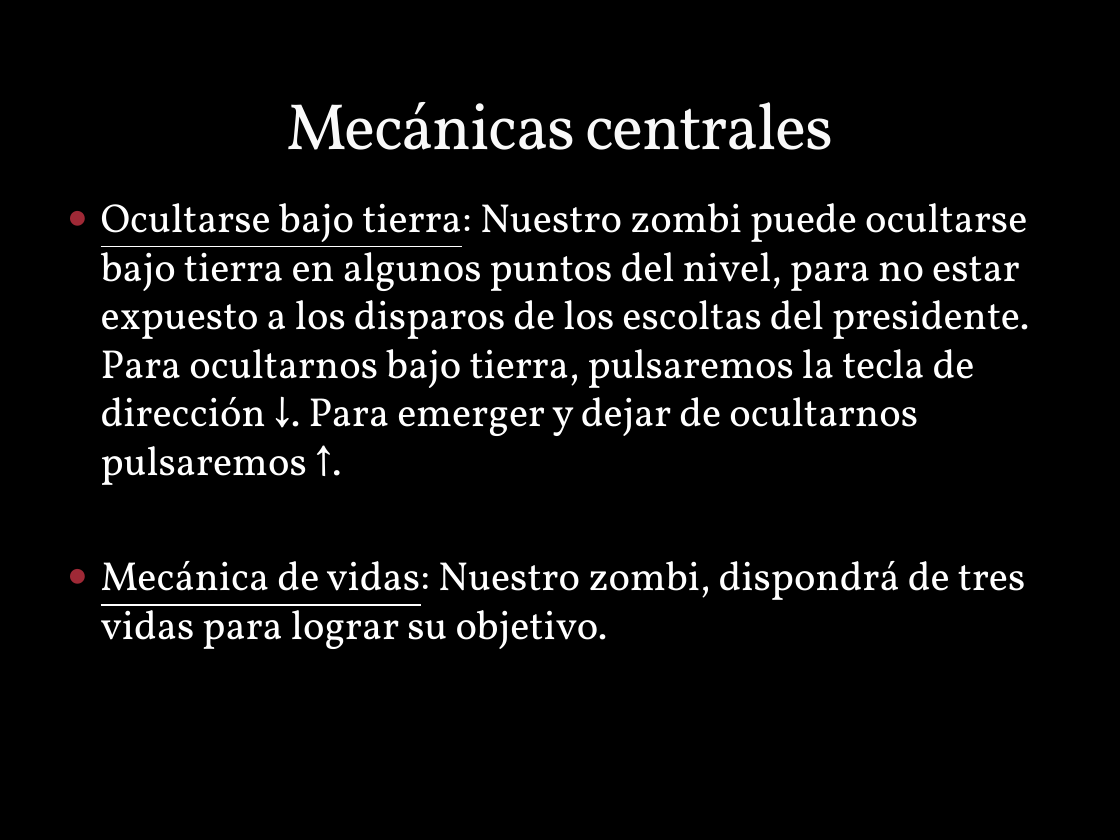
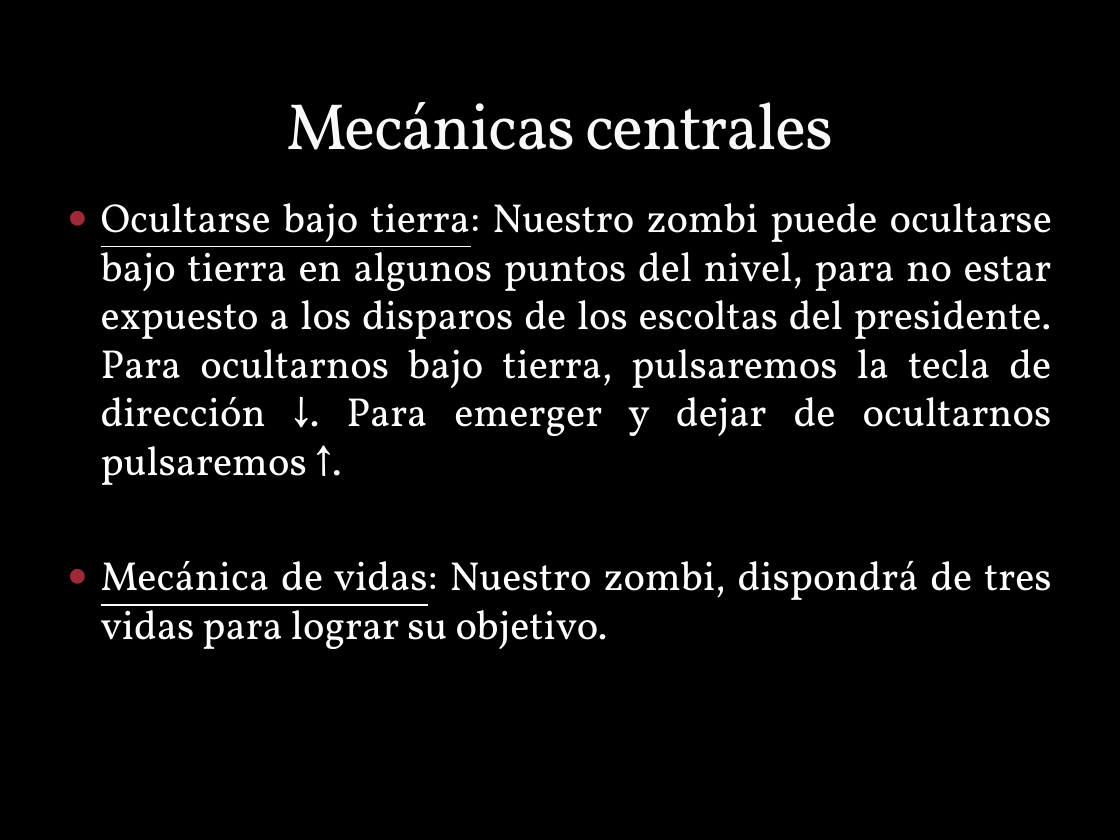
Before and after one commit to plandevida/ZombiesForPresident, a slide deck: slide 5 of zombiesppt.pptx. Drawn at 1120x840 pixels with LibreOffice and Linux fonts; fonts in the diff are those of the drawing; background and template pictures are left out. Boxes give left, top, right and bottom in pixels: in the first picture for what was removed or moved away, otherwise in the second. Text is boxed around its words. In the diff, an @@ line names an element or a change of style, - is before the commit and + after.

```diff
--- a/zombiesppt.pptx
+++ b/zombiesppt.pptx
@@ text "Ocultarse bajo tierra: Nuestro zombi ..." at <box>101,203,1052,649</box>: alignment left to justified @@
```
Also in this commit, not shown: 3 other slides changed, 1 slide added, 1 slide removed.
